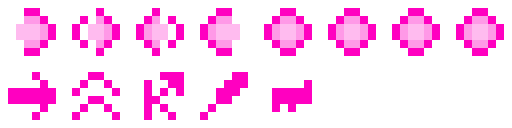
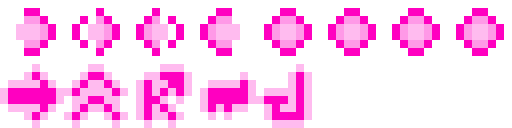
Before/after of a 512 x 128 layered artwork. What changed in the layer stack:
painted on "Symbol" over [0, 64, 312, 128]
